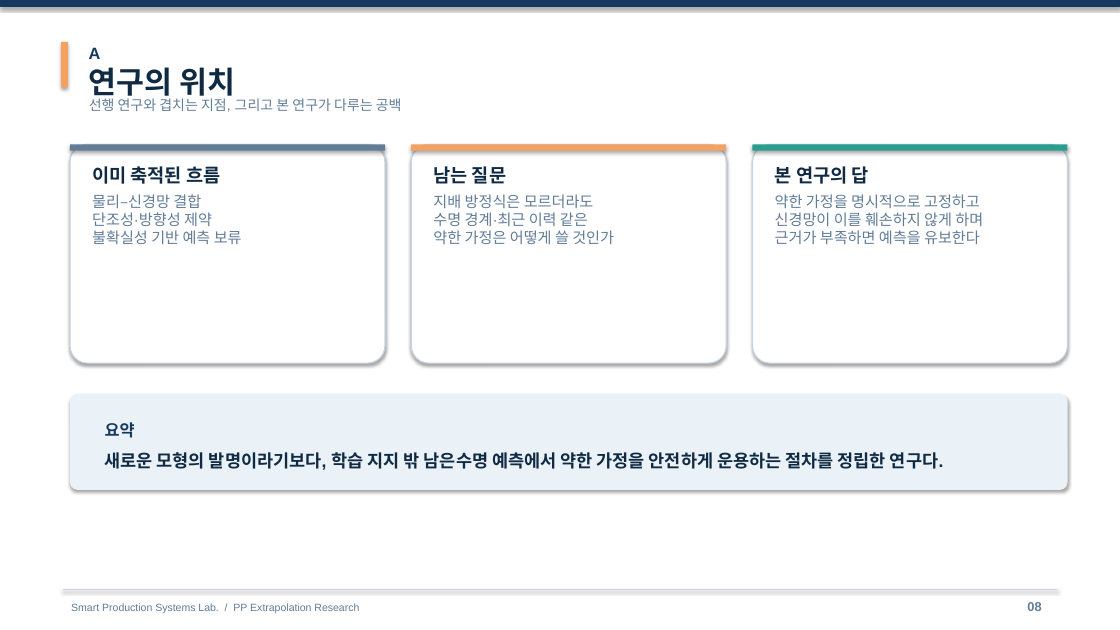
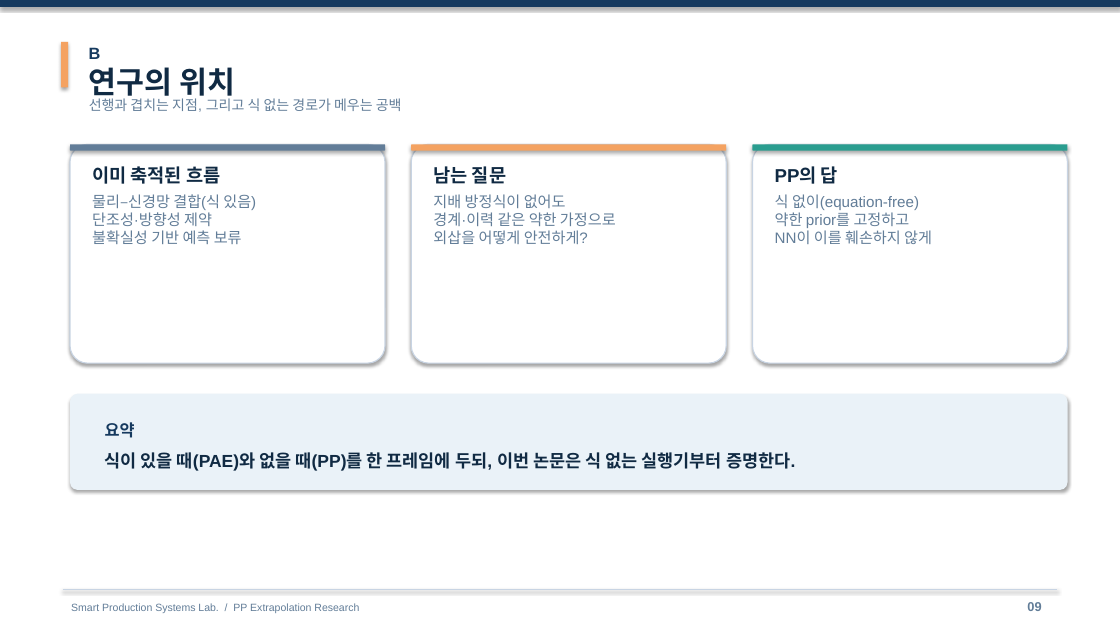
Before and after one commit to amumujs-create/pp_pae_total, a slide deck: slide 9 of output/PP_Research_Detailed_v2.pptx (slide 8 before the commit). Drawn at 1120x630 pixels with LibreOffice and Linux fonts; fonts in the diff are those of the drawing. Boxes give left, top, right and bottom in pixels: in the first picture for what was removed or moved away, otherwise in the second. Text is boxed around its words. In the diff, an @@ line names an element or a change of style, - is before the commit and + after.

```diff
--- a/output/PP_Research_Detailed_v2.pptx
+++ b/output/PP_Research_Detailed_v2.pptx
@@ text at (x1=89, y1=47, x2=101, y2=59): text changed @@
-A
+B
@@ text at (x1=89, y1=98, x2=402, y2=112): text changed @@
-선행 연구와 겹치는 지점, 그리고 본 연구가 다루는 공백
+선행과 겹치는 지점, 그리고 식 없는 경로가 메우는 공백
@@ text at (x1=775, y1=166, x2=838, y2=184): text changed @@
-본 연구의 답
+PP의 답
@@ text at (x1=92, y1=194, x2=256, y2=210): text changed @@
-물리–신경망 결합
+물리–신경망 결합(식 있음)
@@ text at (x1=433, y1=194, x2=616, y2=244): text changed @@
-지배 방정식은 모르더라도
-수명 경계·최근 이력 같은
-약한 가정은 어떻게 쓸 것인가
+지배 방정식이 없어도
+경계·이력 같은 약한 가정으로
+외삽을 어떻게 안전하게?
@@ text at (x1=775, y1=194, x2=932, y2=244): text changed @@
-약한 가정을 명시적으로 고정하고
-신경망이 이를 훼손하지 않게 하며
-근거가 부족하면 예측을 유보한다
+식 없이(equation-free)
+약한 prior를 고정하고
+NN이 이를 훼손하지 않게
@@ text at (x1=105, y1=452, x2=795, y2=471): text changed @@
-새로운 모형의 발명이라기보다, 학습 지지 밖 남은수명 예측에서 약한 가정을 안전하게 운용하는 절차를 정립한 연구다.
+식이 있을 때(PAE)와 없을 때(PP)를 한 프레임에 두되, 이번 논문은 식 없는 실행기부터 증명한다.
```
Also in this commit, not shown: 64 other slides changed, 3 slides added, 2 slides removed, 1 other file.
